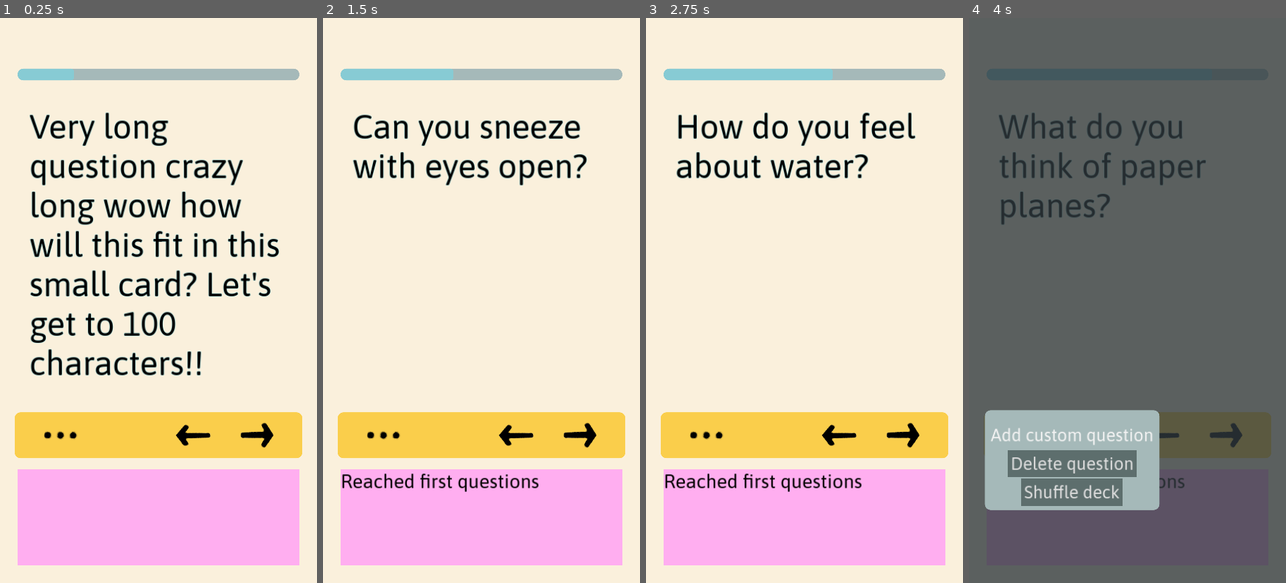
Above: before the commit, frames 1-4 (left to right).
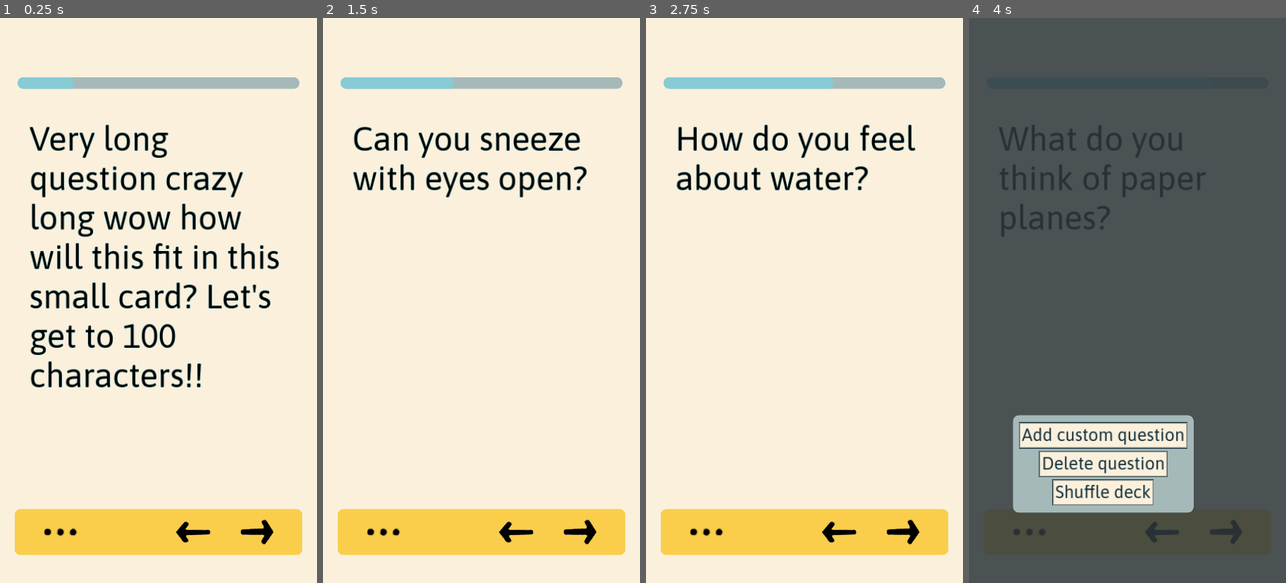
Above: after the commit, the same moments.

Repository: edoartworks/LifeCards
Game: Godot game, scene res://Game/screen_main.tscn
Two runs of this game, one before a commit and one after it. Both use one fixed random seed, a clock stepped at 60 frames per second and the inputs below.
Inputs (mouse positions are in pixels of both pictures, inside the frame that each line leads up to; where the layout moved, square brackets give the same spot in the first picture):
- Up to frame 1 (0.25 s): no input
- Up to frame 2 (1.5 s): click (516, 532) [516, 436] at 0.5 s; click (579, 532) [579, 436] at 1.25 s
- Up to frame 3 (2.75 s): click (902, 532) [902, 436] at 2 s
- Up to frame 4 (4 s): click (1225, 532) [1225, 436] at 2.75 s; click (1029, 532) [1029, 436] at 3.5 s

The runs differ from the first frame. In frame 1, 37% of the frame differs, in the area x 4-96%, y 9-97%; in frame 2, 30%; in frame 3, 29%; in frame 4, 22%.

Commit message:
Added functionality to shuffle deck

Diff:
--- a/Game/Globals/Global.gd
+++ b/Game/Globals/Global.gd
@@ -14,6 +14,9 @@
 func _ready() -> void:
 	copy_questions_to_user_file()
 	load_questions()
+
+	SignalBus.shuffle_deck.connect(shuffle_deck)
+
 	# DEBUG
 	if OS.get_name() == "Windows":
 		set_half_resolution()
@@ -35,12 +38,14 @@
 
 func load_questions() -> void:
 	QUESTIONS = read_text_file(QUESTIONS_USER_FILE_PATH)
-	# Shuffle questions
 	if QUESTIONS.size() > 0:
-		pass#QUESTIONS.shuffle()
-		##debug(QUESTIONS)
+		pass#shuffle_deck()
 	else:
 		debug("No questions loaded.")
+
+
+func shuffle_deck() -> void:
+	QUESTIONS.shuffle()
 
 
 func copy_questions_to_user_file() -> void:
--- a/Game/Globals/SignalBus.gd
+++ b/Game/Globals/SignalBus.gd
@@ -4,13 +4,16 @@
 # Ignore must be used on every line
 # Until this is implemented https://github.com/godotengine/godot/pull/76020
 @warning_ignore("unused_signal")
-signal open_add_question_screen
+signal show_add_question_screen
 
 @warning_ignore("unused_signal")
-signal close_add_question_screen
+signal hide_add_question_screen
 
 @warning_ignore("unused_signal")
 signal current_question_deleted
 
 @warning_ignore("unused_signal")
 signal new_question_added
+
+@warning_ignore("unused_signal")
+signal shuffle_deck
--- a/Game/card_menu.gd
+++ b/Game/card_menu.gd
@@ -1,8 +1,8 @@
-extends PanelContainer
+extends Control
 
 
 func _on_btn_add_q_pressed() -> void:
-	SignalBus.open_add_question_screen.emit()
+	SignalBus.show_add_question_screen.emit()
 
 
 func _on_btn_delete_q_pressed() -> void:
@@ -32,3 +32,7 @@
 
 	Global.QUESTIONS.erase(current_question)
 	Global.debug("Deleted question: " + current_question)
+
+
+func _on_btn_shuffle_deck_pressed() -> void:
+	SignalBus.shuffle_deck.emit()
--- a/Game/card_menu.tscn
+++ b/Game/card_menu.tscn
@@ -1,56 +1,51 @@
-[gd_scene load_steps=3 format=3 uid="uid://d1f7oecpsrav"]
+[gd_scene load_steps=2 format=3 uid="uid://d1f7oecpsrav"]
 
 [ext_resource type="Script" path="res://Game/card_menu.gd" id="1_6yltm"]
 
-[sub_resource type="StyleBoxFlat" id="StyleBoxFlat_gmrec"]
-content_margin_left = 10.0
-content_margin_top = 10.0
-content_margin_right = 10.0
-content_margin_bottom = 10.0
-bg_color = Color(0.364227, 0.429688, 0.427505, 1)
-
 [node name="BG" type="PanelContainer"]
 anchors_preset = -1
-anchor_top = 0.075
-anchor_right = 0.531482
-anchor_bottom = 0.236
-offset_right = -0.000549316
-offset_bottom = 0.879974
+offset_top = -302.0
+offset_right = 594.0
 grow_horizontal = 2
 grow_vertical = 2
-pivot_offset = Vector2(0, 310)
+pivot_offset = Vector2(0, 302)
 theme_type_variation = &"PanelContainer_2"
 script = ExtResource("1_6yltm")
+metadata/_edit_use_anchors_ = true
 
-[node name="cont_menu" type="VBoxContainer" parent="."]
+[node name="MarginContainer" type="MarginContainer" parent="."]
 layout_mode = 2
+theme_override_constants/margin_left = 10
+theme_override_constants/margin_top = 10
+theme_override_constants/margin_right = 10
+theme_override_constants/margin_bottom = 10
 
-[node name="spacer" type="Control" parent="cont_menu"]
-custom_minimum_size = Vector2(0, 20)
+[node name="cont_menu" type="VBoxContainer" parent="MarginContainer"]
 layout_mode = 2
-size_flags_horizontal = 3
+theme_override_constants/separation = 8
 
-[node name="btn_add_q" type="Button" parent="cont_menu"]
+[node name="btn_add_q" type="Button" parent="MarginContainer/cont_menu"]
 layout_mode = 2
 size_flags_horizontal = 4
+theme_type_variation = &"Button_Text"
 theme_override_font_sizes/font_size = 60
-theme_override_styles/normal = SubResource("StyleBoxFlat_gmrec")
 text = "Add custom question"
 
-[node name="btn_delete_q" type="Button" parent="cont_menu"]
+[node name="btn_delete_q" type="Button" parent="MarginContainer/cont_menu"]
 layout_mode = 2
 size_flags_horizontal = 4
+theme_type_variation = &"Button_Text"
 theme_override_font_sizes/font_size = 60
-theme_override_styles/normal = SubResource("StyleBoxFlat_gmrec")
 text = "Delete question"
 
-[node name="btn_shuffle deck" type="Button" parent="cont_menu"]
+[node name="btn_shuffle deck" type="Button" parent="MarginContainer/cont_menu"]
 layout_mode = 2
 size_flags_horizontal = 4
+theme_type_variation = &"Button_Text"
 theme_override_font_sizes/font_size = 60
-theme_override_styles/normal = SubResource("StyleBoxFlat_gmrec")
 button_mask = 5
 text = "Shuffle deck"
 
-[connection signal="pressed" from="cont_menu/btn_add_q" to="." method="_on_btn_add_q_pressed"]
-[connection signal="pressed" from="cont_menu/btn_delete_q" to="." method="_on_btn_delete_q_pressed"]
+[connection signal="pressed" from="MarginContainer/cont_menu/btn_add_q" to="." method="_on_btn_add_q_pressed"]
+[connection signal="pressed" from="MarginContainer/cont_menu/btn_delete_q" to="." method="_on_btn_delete_q_pressed"]
+[connection signal="pressed" from="MarginContainer/cont_menu/btn_shuffle deck" to="." method="_on_btn_shuffle_deck_pressed"]
--- a/Game/screen_add_question.gd
+++ b/Game/screen_add_question.gd
@@ -56,9 +56,9 @@
 		return
 	add_user_question(q_text)
 	TXTED_ADD_QUESTION.text = ""
-	SignalBus.close_add_question_screen.emit()
+	SignalBus.hide_add_question_screen.emit()
 
 
 func _on_btn_cancel_pressed() -> void:
 	TXTED_ADD_QUESTION.text = ""
-	SignalBus.close_add_question_screen.emit()
+	SignalBus.hide_add_question_screen.emit()
--- a/Game/screen_card.gd
+++ b/Game/screen_card.gd
@@ -21,10 +21,12 @@
 	DEBUG_LOG = get_node(debug_log_lbl_path)
 	DEBUG_SCROLL = DEBUG_LOG.get_parent()
 
-	SignalBus.connect("current_question_deleted", _on_current_question_deleted)
-	SignalBus.connect("new_question_added", _on_new_question_added)
-	# Init UI
-	CARD.set_card_text(Global.QUESTIONS[0])
+	SignalBus.current_question_deleted.connect(_on_current_question_deleted)
+	SignalBus.new_question_added.connect(_on_new_question_added)
+	SignalBus.shuffle_deck.connect(_on_deck_shuffled)
+
+	# Init UI elements
+	refresh_card_text()
 	PROG_BAR.max_value = Global.QUESTIONS.size()
 	PROG_BAR.value = 1
 
@@ -40,7 +42,7 @@
 func change_card_fwd() -> bool:
 	if Global.CURRENT_QUESTION_IDX < Global.QUESTIONS.size() -1:
 		Global.CURRENT_QUESTION_IDX += 1
-		CARD.set_card_text(Global.QUESTIONS[Global.CURRENT_QUESTION_IDX])
+		refresh_card_text()
 		return true
 	else:
 		Global.debug("No more questions")
@@ -50,7 +52,7 @@
 func change_card_back() -> bool:
 	if Global.CURRENT_QUESTION_IDX > 0:
 		Global.CURRENT_QUESTION_IDX -= 1
-		CARD.set_card_text(Global.QUESTIONS[Global.CURRENT_QUESTION_IDX])
+		refresh_card_text()
 		return true
 	else:
 		Global.debug("Reached first questions")
@@ -96,3 +98,13 @@
 		# When adding a new Q when only one Q is left in the deck,
 		# the prog bar kinda bugs out, but not in a disruptive way.
 		# and should fix when user restart the app.
+
+
+func _on_deck_shuffled() -> void:
+	Global.CURRENT_QUESTION_IDX = 0
+	PROG_BAR.value = 1
+	refresh_card_text()
+
+
+func refresh_card_text() -> void:
+	CARD.set_card_text(Global.QUESTIONS[Global.CURRENT_QUESTION_IDX])
--- a/Game/screen_card.tscn
+++ b/Game/screen_card.tscn
@@ -119,6 +119,7 @@
 layout_mode = 2
 
 [node name="cont_debug_log" type="ScrollContainer" parent="BG/cont_safe_area/VBoxContainer"]
+visible = false
 custom_minimum_size = Vector2(0, 100)
 layout_mode = 2
 size_flags_vertical = 3
@@ -148,16 +149,17 @@
 theme_type_variation = &"Panel_Obscure"
 
 [node name="card_menu" parent="card_menu_overlay" instance=ExtResource("7_8jahr")]
-anchor_left = 0.074
-anchor_top = 0.864
-anchor_right = 0.074
-anchor_bottom = 0.864
-offset_left = -15.92
-offset_top = -306.88
-offset_right = 558.08
-offset_bottom = 3.12
+anchor_left = 0.148
+anchor_top = 0.87
+anchor_right = 0.148
+anchor_bottom = 0.87
+offset_left = 0.160004
+offset_top = -310.4
+offset_right = 594.16
+offset_bottom = -0.400146
 grow_horizontal = 1
-grow_vertical = 0
+grow_vertical = 1
+pivot_offset = Vector2(0, 310)
 
 [connection signal="pressed" from="BG/cont_safe_area/VBoxContainer/cont_btns_bg/cont_btns/btn_menu" to="." method="_on_btn_menu_pressed"]
 [connection signal="pressed" from="BG/cont_safe_area/VBoxContainer/cont_btns_bg/cont_btns/btn_back" to="." method="_on_btn_back_pressed"]
--- a/Game/screen_main.gd
+++ b/Game/screen_main.gd
@@ -8,18 +8,18 @@
 func _ready():
 	# Connect signals
 	SCREEN_ADD_Q = get_node(screen_add_q_path)
-	SignalBus.connect("close_add_question_screen", _on_close_add_question_screen)
-	SignalBus.connect("open_add_question_screen", _on_open_add_question_screen)
+	SignalBus.show_add_question_screen.connect(show_add_question_screen)
+	SignalBus.hide_add_question_screen.connect(hide_add_question_screen)
 
 	SCREEN_ADD_Q.set_process(false)
 
-func _on_open_add_question_screen():
+func show_add_question_screen():
 	ProjectSettings.set_setting("application/run/low_processor_mode", false)
 	SCREEN_ADD_Q.set_process(true)
 	SCREEN_ADD_Q.visible = true
 
 
-func _on_close_add_question_screen():
+func hide_add_question_screen():
 	ProjectSettings.set_setting("application/run/low_processor_mode", true)
 	SCREEN_ADD_Q.set_process(false)
 	SCREEN_ADD_Q.visible = false
Binary file changed: Art/th_custom01.theme
